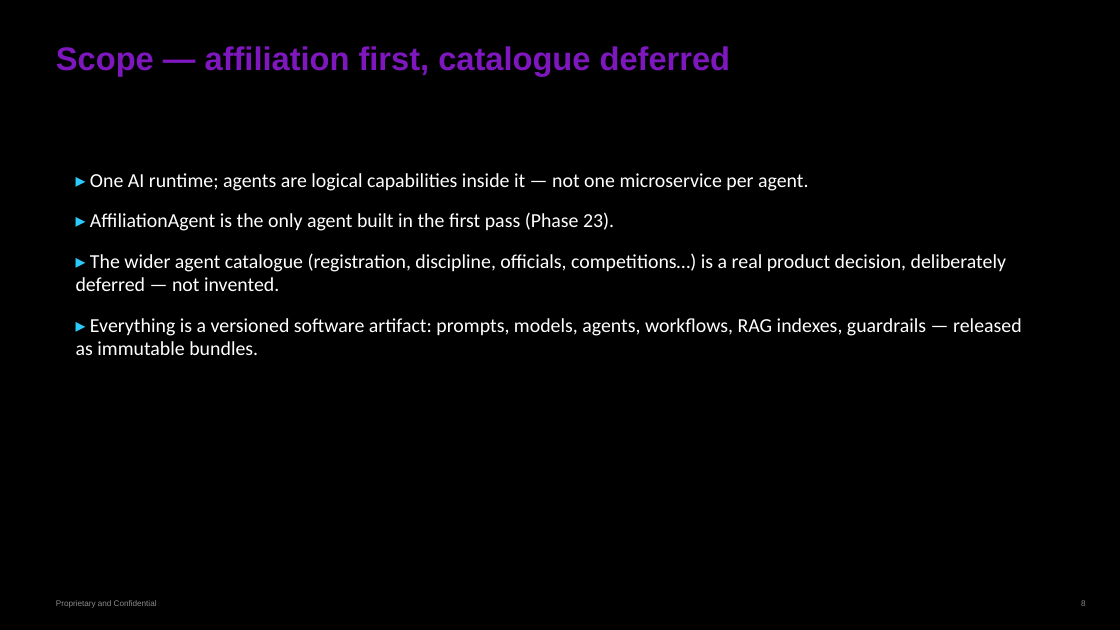
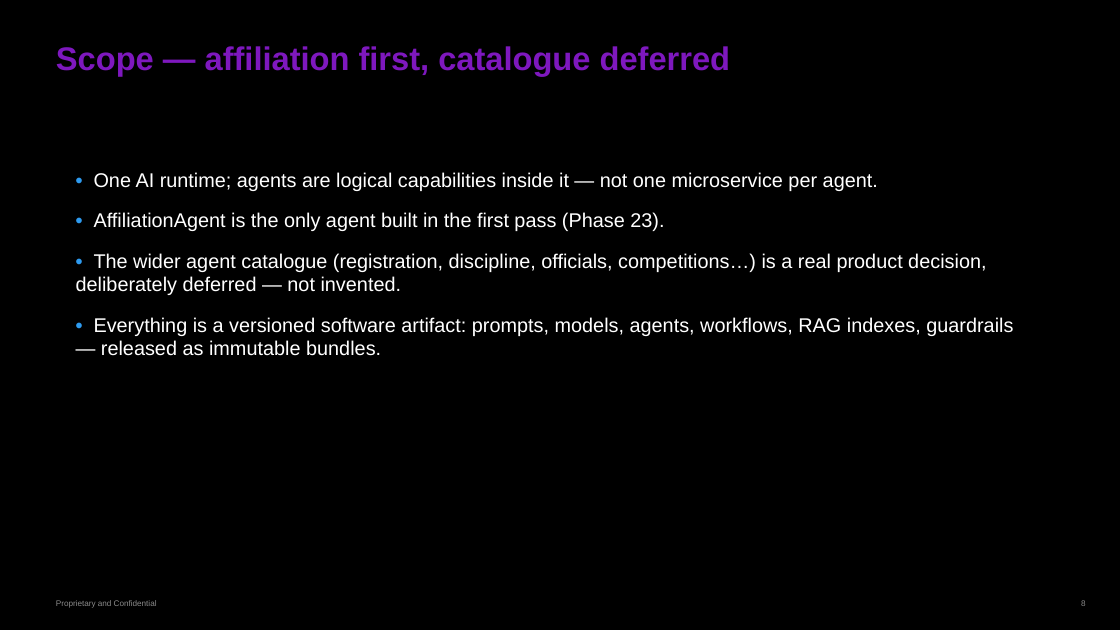
Before and after one commit to gobimca87/PF-FT, a slide deck: slide 8 of docs/PPT/00-overview.pptx. Drawn at 1120x630 pixels with LibreOffice and Linux fonts; fonts in the diff are those of the drawing; background and template pictures are left out. Boxes give left, top, right and bottom in pixels: in the first picture for what was removed or moved away, otherwise in the second. Text is boxed around its words. In the diff, an @@ line names an element or a change of style, - is before the commit and + after.

```diff
--- a/docs/PPT/00-overview.pptx
+++ b/docs/PPT/00-overview.pptx
@@ text at <box>76,172,1013,356</box>: text changed; font Calibri to Arial @@
-▸ One AI runtime; agents are logical capabilities inside it — not one microservice per agent.
-▸ AffiliationAgent is the only agent built in the first pass (Phase 23).
-▸ The wider agent catalogue (registration, discipline, officials, competitions…) is a real product decision, deliberately deferred — not invented.
-▸ Everything is a versioned software artifact: prompts, models, agents, workflows, RAG indexes, guardrails — released as immutable bundles.
+• One AI runtime; agents are logical capabilities inside it — not one microservice per agent.
+• AffiliationAgent is the only agent built in the first pass (Phase 23).
+• The wider agent catalogue (registration, discipline, officials, competitions…) is a real product decision, deliberately deferred — not invented.
+• Everything is a versioned software artifact: prompts, models, agents, workflows, RAG indexes, guardrails — released as immutable bundles.
```
Also in this commit, not shown: 11 other slides changed, 3 other files.
